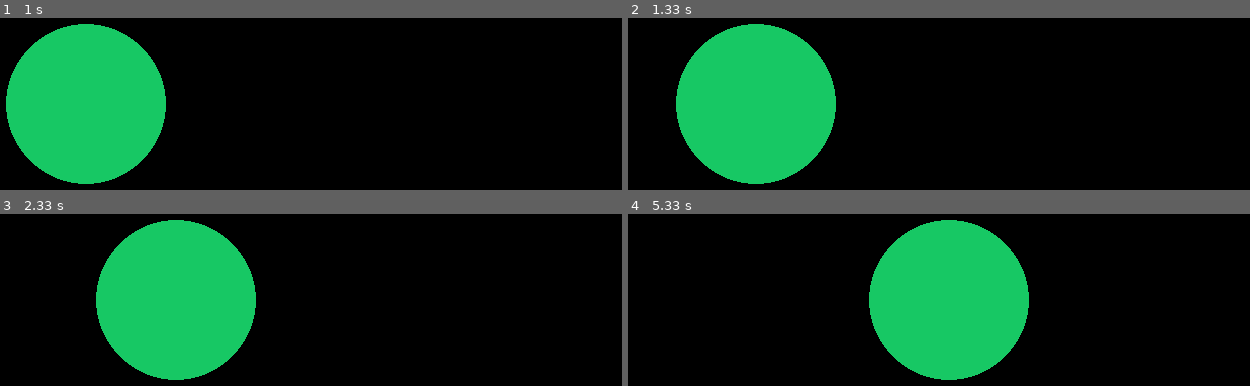
Above: before the commit, frames 1-4 (two rows, left to right).
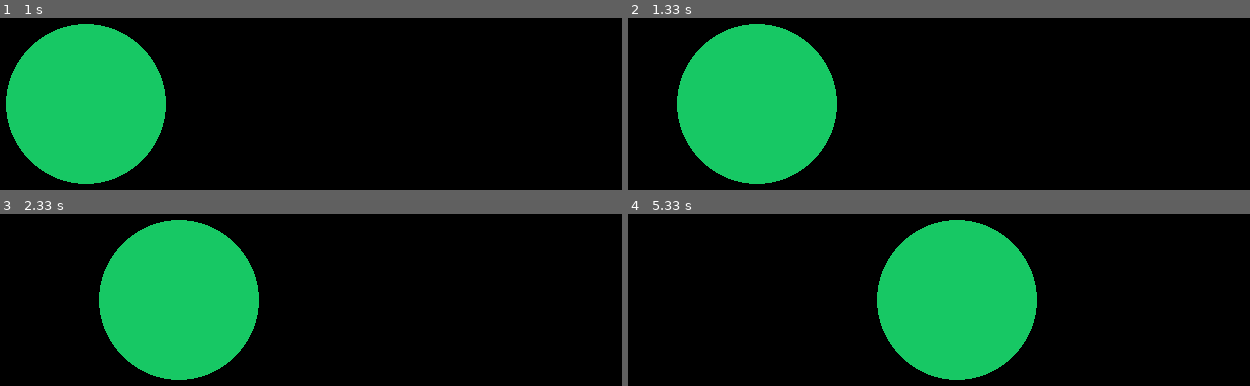
Above: after the commit, the same moments.

Repository: haruomaki/pyrein
Game: pygame game, started from examples/simple.py
Two runs of this game, one before a commit and one after it. Both use one fixed random seed, a clock stepped at 60 frames per second and the inputs below.
Inputs:
- Up to frame 1 (1 s): hold Right 0.33-0.8 s
- Up to frame 2 (1.33 s): no input
- Up to frame 3 (2.33 s): hold Left 1.33-1.87 s
- Up to frame 4 (5.33 s): no input

Frame 1 is identical in both runs. In frame 2, 0.3% of the frame differs, in the area x 7-34%, y 3-97%; in frame 3, 0.9%; in frame 4, 2.4%, in the area x 38-66%, y 3-97%.

Commit message:
コルーチンで待機&値を返して世界を進める

Diff:
--- a/examples/simple.py
+++ b/examples/simple.py
@@ -21,7 +21,15 @@
         yield
 
 
-def input_provider() -> int:
+def input_provider():
+    while pyrein.elapsed < 1:
+        keys = pygame.key.get_pressed()
+        if keys[pygame.K_LEFT]:
+            print("<-")
+        if keys[pygame.K_RIGHT]:
+            print("->")
+        yield
+
     return 5
 
 
--- a/src/pyrein/__init__.py
+++ b/src/pyrein/__init__.py
@@ -1,83 +1,87 @@
 import pygame
-from typing import Callable, Iterator
+from typing import Callable, Iterator, Generator
 
 
 def run[S, M](
     simulate: Callable[[S, M], S],
     render: Callable[[S, S], Iterator[None]],
-    input_provider: Callable[[], M],
+    input_provider: Callable[[], Generator[None, None, M]],
     initial_state: S,
 ) -> None:
-    ##########################
-    ## グローバル変数の宣言 ##
-    ##########################
+    pygame.init()  # Pygameの初期化
+    try:  # 必ずpygame.quit()が呼ばれるようにtryで囲む
 
-    global screen, elapsed, fps
+        ##########################
+        ## グローバル変数の宣言 ##
+        ##########################
 
-    ################
-    ## 初期化処理 ##
-    ################
+        global screen, elapsed, fps
 
-    # Pygameの初期化
-    pygame.init()
+        ################
+        ## 初期化処理 ##
+        ################
 
-    # 画面サイズ設定
-    WIDTH, HEIGHT = 800, 600
-    screen = pygame.display.set_mode((WIDTH, HEIGHT))
-    pygame.display.set_caption("Pygame サンプル")
+        # 画面サイズ設定
+        WIDTH, HEIGHT = 800, 600
+        screen = pygame.display.set_mode((WIDTH, HEIGHT))
+        pygame.display.set_caption("Pygame サンプル")
 
-    # フレームレート設定
-    clock = pygame.time.Clock()
-    fps = 60
+        # フレームレート設定
+        clock = pygame.time.Clock()
+        fps = 60
 
-    # シミュレーションの時間間隔
-    dt = 1.0
+        # 色の定義
+        BLACK = (0, 0, 0)
 
-    # 色の定義
-    BLACK = (0, 0, 0)
+        ############################
+        ## シミュレーションループ ##
+        ############################
 
-    ############################
-    ## シミュレーションループ ##
-    ############################
+        prev = initial_state
+        curr = initial_state
 
-    prev = initial_state
-    curr = initial_state
-    running = True
-    while running:
-        # 規定の時間が経過するまで描画ループ
-        simstart = pygame.time.get_ticks()
-        it = render(prev, curr)
-        elapsed = 0.0  # 最後に状態が更新されてからの経過時間（秒）
-        while running and elapsed < dt:
-            # 経過時間の計算
-            now = pygame.time.get_ticks()
-            elapsed = (now - simstart) / 1000
+        while True:
+            # 規定の時間が経過するまで描画ループ
+            simstart = pygame.time.get_ticks()
+            draw = render(prev, curr)
+            act = input_provider()
+            elapsed = 0.0  # 最後に状態が更新されてからの経過時間（秒）
+            while True:
+                # 経過時間の計算
+                now = pygame.time.get_ticks()
+                elapsed = (now - simstart) / 1000
 
-            # イベント処理
-            for event in pygame.event.get():
-                if event.type == pygame.QUIT:
-                    running = False
+                # イベント処理
+                for event in pygame.event.get():
+                    if event.type == pygame.QUIT:
+                        return
 
-            # 画面を黒でクリア
-            screen.fill(BLACK)
+                # 画面を黒でクリア
+                screen.fill(BLACK)
 
-            # 描画
-            next(it)
+                # 描画
+                next(draw)
 
-            # 描画更新
-            pygame.display.flip()
+                # 描画更新
+                pygame.display.flip()
 
-            # フレームレート維持
-            clock.tick(fps)
+                # キー入力受け付け
+                try:
+                    next(act)
+                except StopIteration as e:
+                    msg = e.value
+                    break
 
-        # 時間が来たらゲーム世界を進める
-        msg = input_provider()
-        next_state = simulate(curr, msg)
-        prev = curr
-        curr = next_state
+                # フレームレート維持
+                clock.tick(fps)
 
-    # Pygameの終了
-    pygame.quit()
+            # 時間が来たらゲーム世界を進める
+            next_state = simulate(curr, msg)
+            prev = curr
+            curr = next_state
+    finally:
+        # Pygameの終了
+        pygame.quit()
 
 
 def lerp(start: float, end: float, easing: Callable[[float], float]) -> float:
